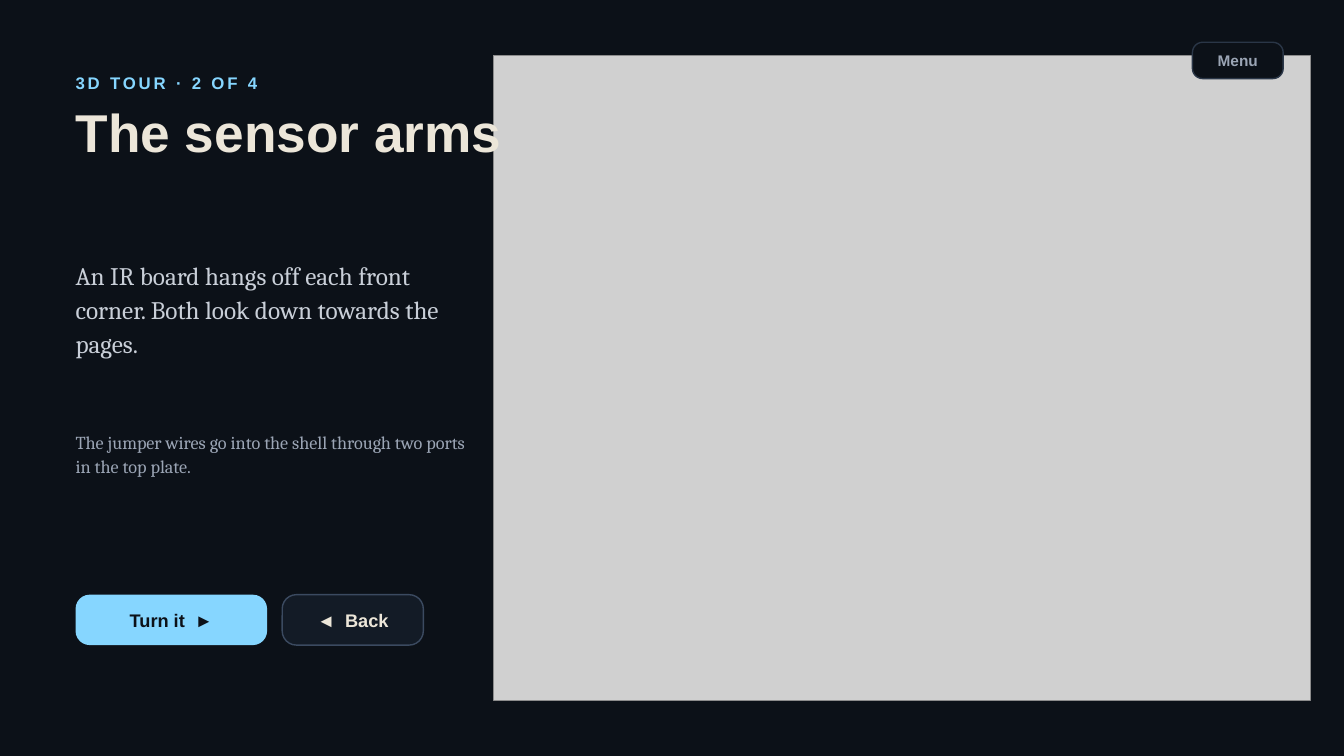
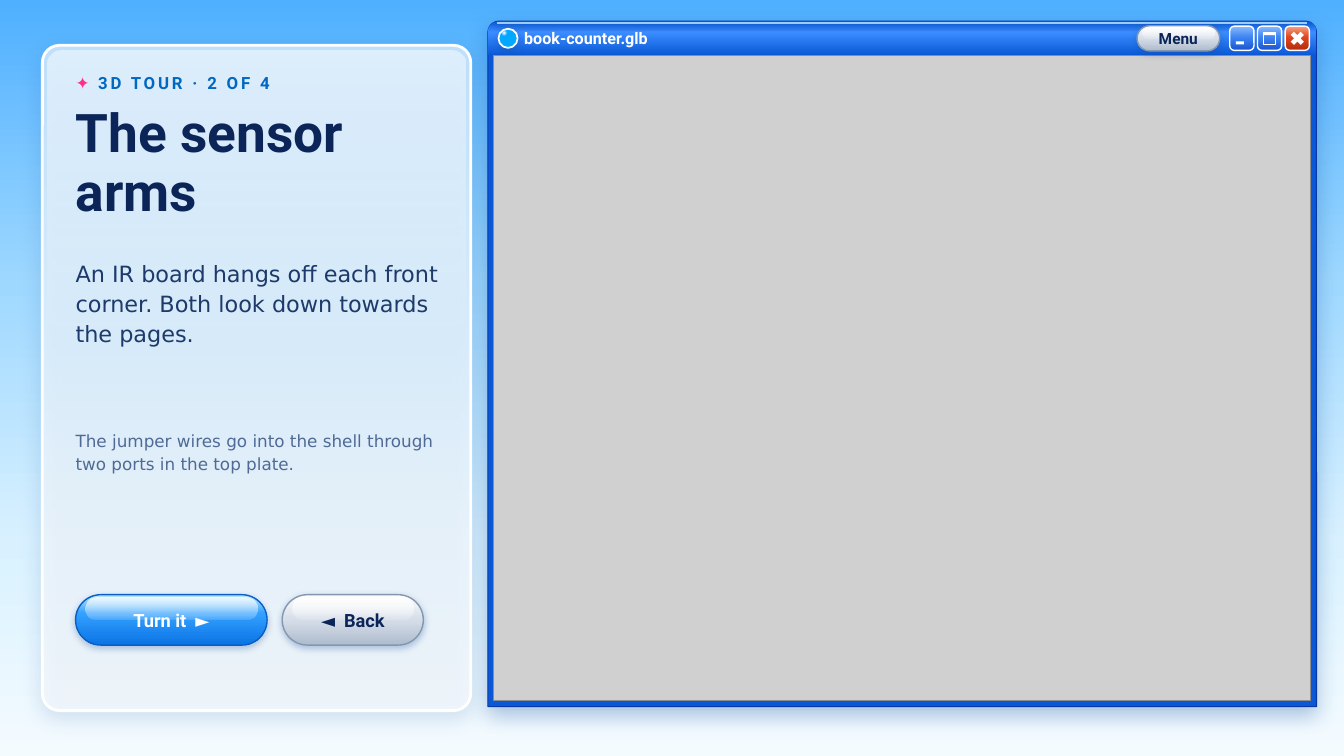
Before and after one commit to sharmaricha676-rgb/bookcounterppt, a slide deck: slide 15 of BookCounter-interactive.pptx (slide 14 before the commit). Drawn at 1344x756 pixels with LibreOffice and Linux fonts; fonts in the diff are those of the drawing; grey boxes stand for pictures. Boxes give left, top, right and bottom in pixels: in the first picture for what was removed or moved away, otherwise in the second. Text is boxed around its words. In the diff, an @@ line names an element or a change of style, - is before the commit and + after.

```diff
--- a/BookCounter-interactive.pptx
+++ b/BookCounter-interactive.pptx
@@ background #0C1118 to gradient #4FB0FF to #9FD8FF to #D9F1FF to #F4FBFF @@
@@ round same rect added at bbox=[488, 21, 1317, 707], fill #0A58D6, outline #0838A8 0.75 pt @@
@@ round same rect added at bbox=[488, 21, 1317, 55], fill gradient #0A58D6 to #3A8CFF @@
@@ line added from (497, 23) to (1308, 23), #9CCBFF 1 pt @@
@@ ellipse added at bbox=[499, 28, 518, 47], fill gradient #FFFFFF to #00A8FF, outline #FFFFFF 1.25 pt @@
@@ rounded rectangle "Menu": place and size @@
-rounded rectangle "Menu" at bbox=[1193, 42, 1284, 79]
+rounded rectangle "Menu" at bbox=[1137, 26, 1220, 51]
@@ rounded rectangle "Menu" at bbox=[1137, 26, 1220, 51]: font Arial to Roboto, text colour #9BA5B5 to #0B2559; fill #0C1118 to none; outline #2A3647 1 pt to none; proportions changed @@
@@ rounded rectangle added at bbox=[1137, 26, 1220, 51], fill gradient #FFFFFF to #D5DDE8 to #AEBCCD, outline #8597AE 1 pt @@
@@ rounded rectangle added at bbox=[1142, 27, 1215, 38], fill gradient #FFFFFF @@
@@ rounded rectangle added at bbox=[1230, 26, 1254, 50], fill gradient #8DBBFF to #3D85F2 to #1B55CF, outline #FFFFFF 1 pt @@
@@ rounded rectangle added at bbox=[1257, 26, 1281, 50], fill gradient #8DBBFF to #3D85F2 to #1B55CF, outline #FFFFFF 1 pt @@
@@ rounded rectangle added at bbox=[1286, 26, 1310, 50], fill gradient #F7A486 to #E0451F to #B32E0E, outline #FFFFFF 1 pt @@
@@ cross added at bbox=[1288, 28, 1307, 47], fill #FFFFFF @@
@@ rounded rectangle added at bbox=[42, 45, 471, 711], fill #FFFFFF at 62% opacity, outline #9FB3C8 2 pt @@
@@ rounded rectangle added at bbox=[47, 50, 466, 357], fill gradient #FFFFFF @@
@@ text added at bbox=[524, 32, 648, 47], 11.5 pt, text #FFFFFF, bold @@
+book-counter.glb
@@ rectangle added at bbox=[1236, 41, 1244, 44], fill #FFFFFF @@
@@ rectangle added at bbox=[1263, 32, 1275, 44], outline #FFFFFF 1 pt @@
@@ rectangle added at bbox=[1263, 32, 1275, 35], fill #FFFFFF @@
@@ text at bbox=[98, 77, 270, 89]: text changed; font Arial to Roboto; text colour #86D6FF to #0068C2 @@
-3D TOUR · 2 OF 4
+✦ 3D TOUR · 2 OF 4
@@ text "The sensor arms" at bbox=[76, 112, 343, 212]: font Arial to Roboto, text colour #ECE6D9 to #0B2559 @@
@@ text "An IR board hangs off ..." at bbox=[76, 265, 438, 347]: size 18 to 16 pt, font Cambria to DejaVu Sans, text colour #C9CFD8 to #1D3A6B @@
@@ text "The jumper wires go into ..." at bbox=[76, 434, 433, 474]: size 13 to 12 pt, font Cambria to DejaVu Sans, text colour #9BA5B5 to #4F6B95 @@
@@ rounded rectangle "Turn it ►" at bbox=[76, 595, 267, 645]: font Arial to Roboto, text colour #0C1118 to #FFFFFF; fill #86D6FF to none; proportions changed @@
@@ rounded rectangle added at bbox=[76, 595, 267, 645], fill gradient #BFE9FF to #33A1FF to #0B74E5, outline #0A5FC4 1 pt @@
@@ rounded rectangle added at bbox=[86, 598, 257, 620], fill gradient #FFFFFF @@
@@ rounded rectangle "◄ Back" at bbox=[282, 595, 423, 645]: font Arial to Roboto, text colour #ECE6D9 to #0B2559; fill #131B26 to none; outline #3B4A60 1 pt to none; proportions changed @@
@@ rounded rectangle added at bbox=[282, 595, 423, 645], fill gradient #FFFFFF to #D5DDE8 to #AEBCCD, outline #8597AE 1 pt @@
@@ rounded rectangle added at bbox=[292, 598, 413, 620], fill gradient #FFFFFF @@
```
Also in this commit, not shown: 38 other slides changed, 1 slide added, 5 other files.
